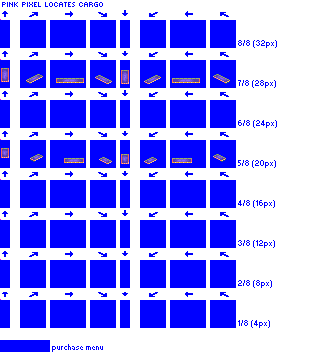
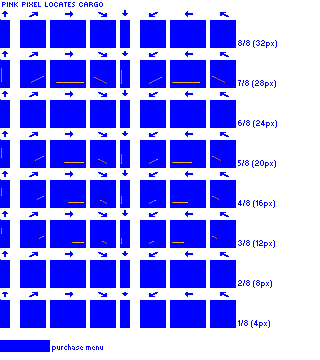
Layered file, before and after one edit (320x360). Changes by layer:
hid "tipping trailer (also box)", painted on it over [left=1, top=68, right=230, bottom=244]
showed "tank trailer", painted on it over [left=1, top=68, right=226, bottom=244]
